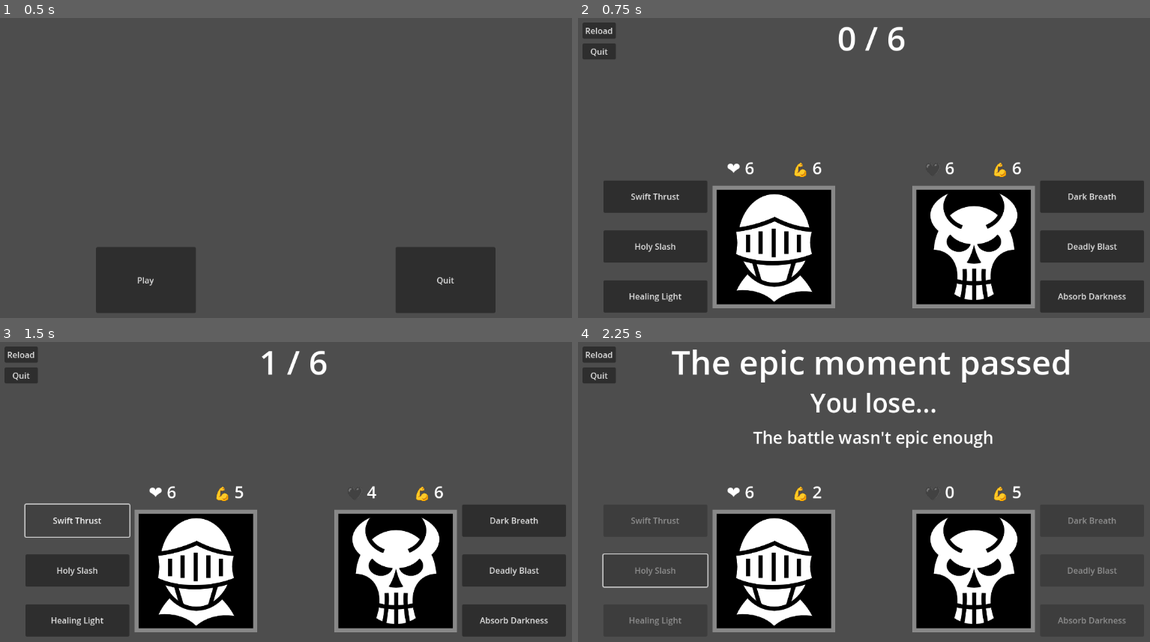
Above: before the commit, frames 1-4 (two rows, left to right).
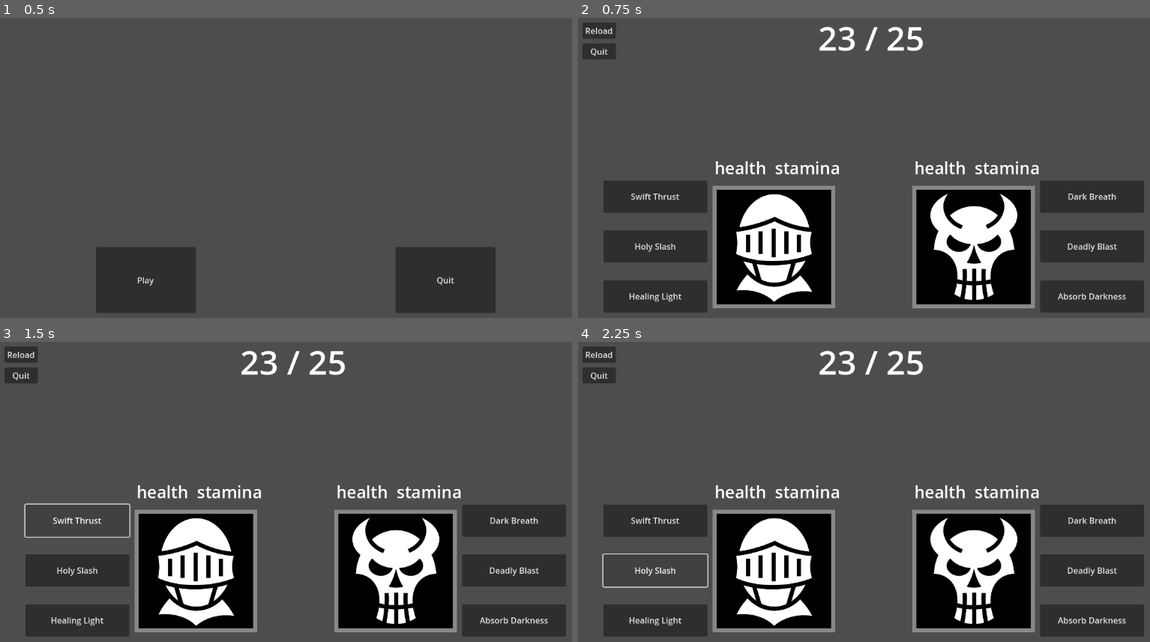
Above: after the commit, the same moments.

Repository: mtcruz/EPICNESS
Game: Godot game, scene res://main.tscn
Same seed, same stepped clock (60 frames per second), same inputs: the game is played once before the commit and once after it.
Inputs:
- Up to frame 1 (0.5 s): no input
- Up to frame 2 (0.75 s): click "Play" at 0.5 s
- Up to frame 3 (1.5 s): click "Swift Thrust" at 1.25 s
- Up to frame 4 (2.25 s): click "Holy Slash" at 2 s

Frame 1 is identical in both runs. In frame 2, 1.4% of the frame differs, in the area x 24-81%, y 2-53%; in frame 3, 1.4%; in frame 4, 5.0%, in the area x 9-96%, y 2-95%.
Error after the commit: Parse Error: Identifier "current_goal" not declared in the current scope. (res://Luta.gd:41)

Commit message:
Improve code order to increase readability

Diff:
--- a/Luta.gd
+++ b/Luta.gd
@@ -1,5 +1,13 @@
 extends Node2D
 
+
+# Initialize variables #########################################################
+# Used for winning conditions
+var epicness_current = 0
+var epicness_max = 6
+var epicness_reached_peak = false
+var stage_is_over = false
+# used for combat calculations
 var health_hero = 6
 var health_hero_max = 6
 var health_villain = 6
@@ -8,18 +16,14 @@
 var stamina_hero_max = 6
 var stamina_villain = 6
 var stamina_villain_max = 6
-var epicness_current = 0
-var epicness_max = 6
-var epicness_reached_peak = false
-var game_is_over = false
-var actor # the character making the action
-var action_was_taken # a character made an action?
-
-# used for combat calculations
 var health_regen = 0
 var health_damage = 0
 var stamina_cost = 0
 var stamina_damage = 0
+var actor # the character making the action
+var action_was_taken # a character made an action?
+# Stage-related
+
 
 # atualiza variáveis na tela a cada frame
 func _process(_delta):
@@ -34,11 +38,12 @@
 		$SubMessage.set_text("End the battle now!")
 	else:
 		$Turns.set_text("%d / %d" % [epicness_current, epicness_max])
+		$Message.set_text(current_goal)
 	check_stamina()
 	check_damage()
 	check_gameover()
 
-# Combate ######################################################################
+# Combat #######################################################################
 
 # Deactivates buttons in case there is not enough stamina
 func check_stamina(): # Beware, this is ugly[]
@@ -113,7 +118,7 @@
 		check_gameover()
 
 
-# Ganhando e perdendo ##########################################################
+# Winning and losing Ganhando e perdendo #######################################
 
 func check_gameover():
 	if epicness_current == epicness_max and health_villain == 0:
@@ -132,13 +137,13 @@
 		$SubMessage.text = str("The hero's sacrifice will not be forgotten!")
 	else:
 		$SubMessage.text = str("The villain was slain epically!")
-	game_is_over = true
+	stage_is_over = true
 	disable_buttons()
 
 func lose(): # Differentes mensagens a depender de quem morreu
-	$Turns.set_text("The epic moment passed")
 	$Message.text = str("You lose...")
 	if epicness_reached_peak:
+		$Turns.set_text("The epic moment passed")
 		$SubMessage.text = str("The Monarch lost its interest in the battle")
 	elif epicness_current != epicness_max:
 		$SubMessage.text = str("The battle wasn't epic enough")
@@ -146,7 +151,7 @@
 		$SubMessage.text = str("The villain died before the battle got epic")
 	elif health_hero <= 0:
 		$SubMessage.text = str("The Hero died")
-	game_is_over = true
+	stage_is_over = true
 	disable_buttons()
 
 func disable_buttons():
@@ -158,7 +163,7 @@
 	$villain_move_3.disabled = true
 
 
-# Habilidades de cada personagem ###############################################
+# Character movesets ###########################################################
 # Buttons for the Hero moveset
 func _on_hero_move_1(): # Weak attack
 	actor = "hero"
@@ -189,7 +194,7 @@
 	stamina_cost = -6
 
 
-# Funcionalidades ##############################################################
+# etc ##########################################################################
 
 func _on_reload_button_down():
 	get_tree().reload_current_scene()
